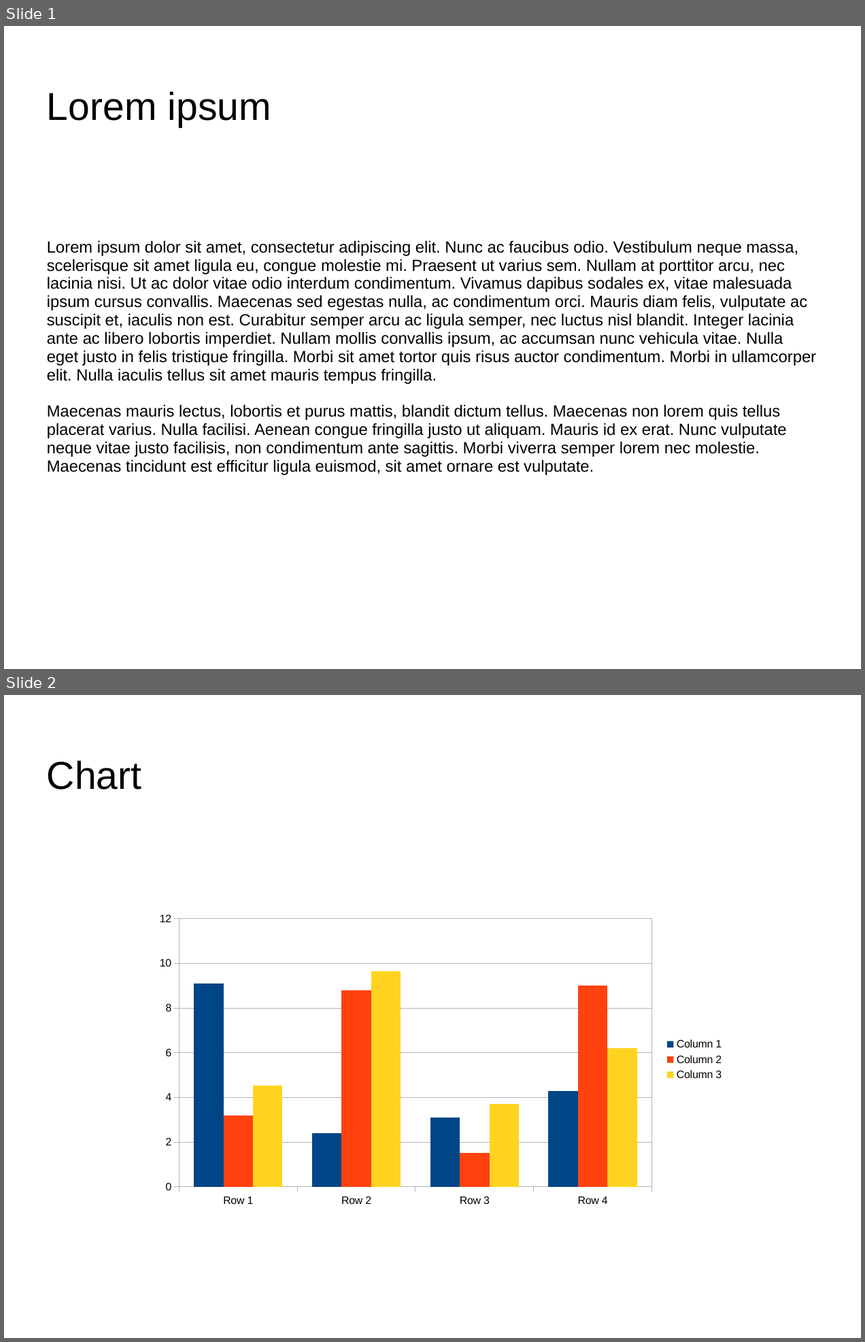
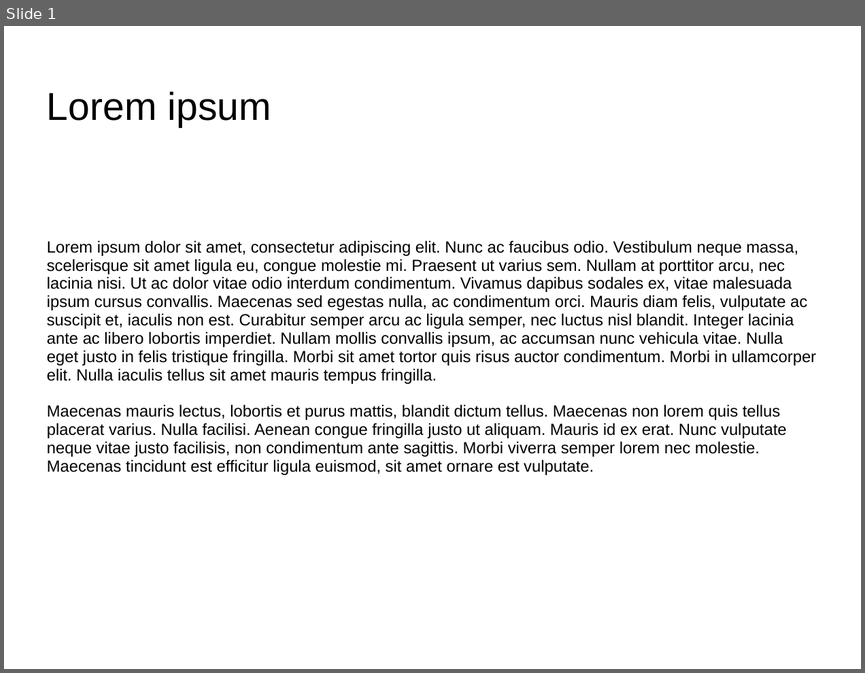
Before and after one commit to larsmhaugland/file-converter, a slide deck: input/file_example_ODP_500kB.odp. Shown one above the other, each under a label of ours: slides 1 and 2 before the commit, slide 1 after it. The pictures are 865x1342 and 865x673 pixels, drawn with LibreOffice and Linux fonts; fonts in the diff are those of the drawing; background and template pictures are left out. Boxes give left, top, right and bottom in pixels: in the first picture for what was removed or moved away, otherwise in the second. Text is boxed around its words. In the diff, an @@ line names an element or a change of style, - is before the commit and + after.

```diff
--- a/input/file_example_ODP_500kB.odp
+++ b/input/file_example_ODP_500kB.odp
@@ slide 2 removed at <box>4,695,861,1338</box>, background picture (left out) @@
@@ title removed at <box>47,760,142,790</box> @@
-Chart
@@ column chart removed at <box>148,906,732,1212</box> @@
-categories: Row 1, Row 2, Row 3, Row 4
-Column 1: 9.1, 2.4, 3.1, 4.3
-Column 2: 3.2, 8.8, 1.5, 9
-Column 3: 4.5, 9.7, 3.7, 6.2
```
Also in this commit, not shown: 1 slide changed, 1 slide added, 8 other files.
